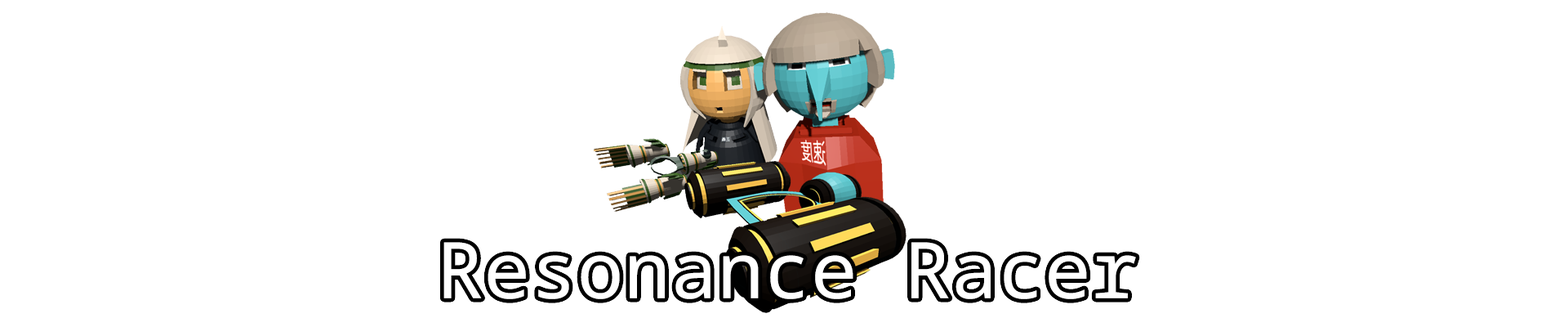
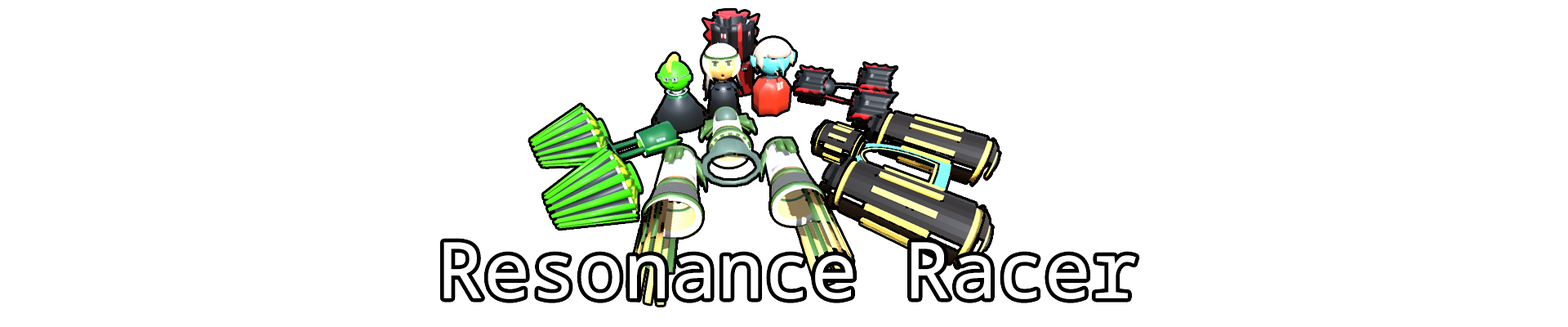
Revision of a layered w=1568, h=327 image; what changed, layer by layer:
added layer "Layer 6" above "Layer 2" over (x1=530, y1=9, x2=1001, y2=305)
hid "Layer 2" over (x1=592, y1=138, x2=907, y2=313)
hid "Layer 4" over (x1=680, y1=12, x2=896, y2=239)